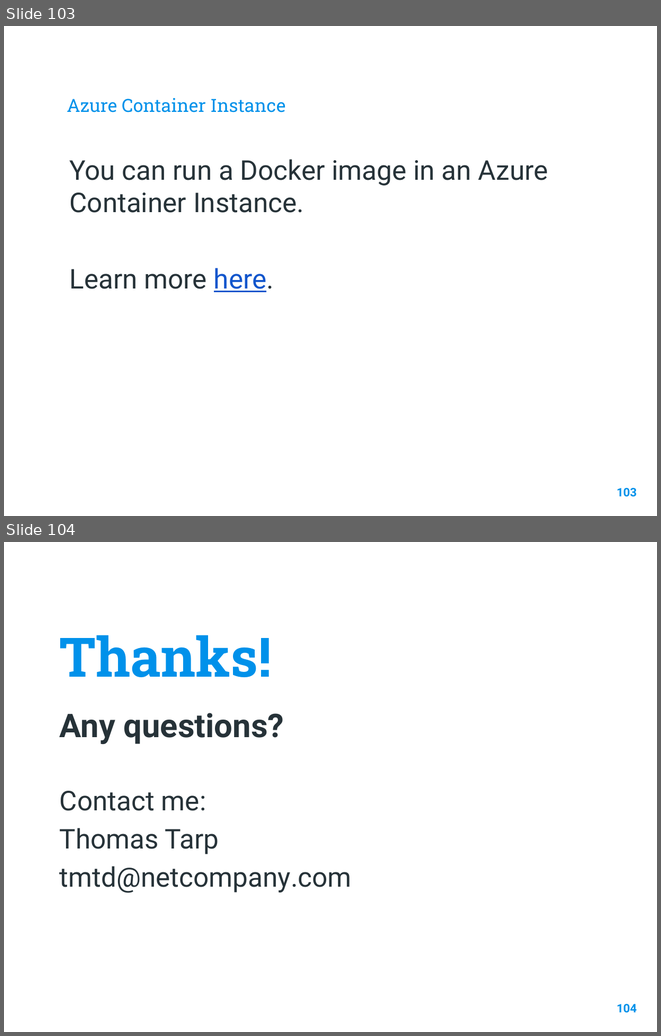
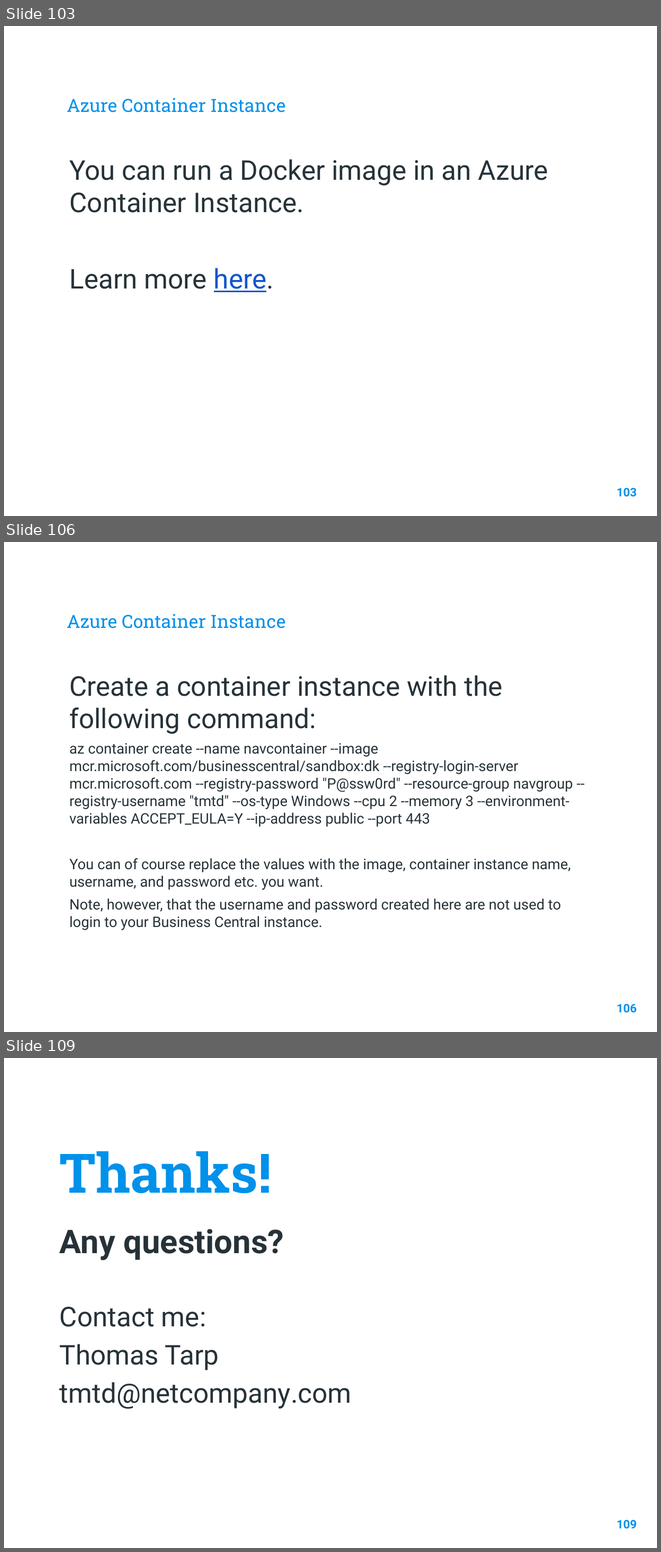
Before and after one commit to thomas-tarp/BConDockerMasterClass, a slide deck: Business Central on a Docker Image.pptx. Shown one above the other, each under a label of ours: slides 103 and 104 before the commit, slides 103, 106 and 109 after it; the slides between them are not shown. The pictures are 661x1036 and 661x1552 pixels, drawn with LibreOffice and Linux fonts; fonts in the diff are those of the drawing; background and template pictures are left out. Boxes give left, top, right and bottom in pixels: in the first picture for what was removed or moved away, otherwise in the second. Text is boxed around its words. In the diff, an @@ line names an element or a change of style, - is before the commit and + after.

Commit message:
Updated Azure Container Instance explanation

```diff
--- a/Business Central on a Docker Image.pptx
+++ b/Business Central on a Docker Image.pptx
@@ slide 106 added at [4, 542, 657, 1032], background picture (left out) @@
@@ title added at [67, 614, 285, 628], 20 pt, text #0091EA @@
+Azure Container Instance
@@ text added at [69, 675, 573, 930], 16 pt, text #263238 @@
+Create a container instance with the following command:
+az container create --name navcontainer --image mcr.microsoft.com/businesscentral/sandbox:dk --registry-login-server mcr.microsoft.com --registry-password "P@ssw0rd" --resource-group navgroup --registry-username "tmtd" --os-type Windows --cpu 2 --memory 3 --environment-variables ACCEPT_EULA=Y --ip-address public --port 443
+You can of course replace the values with the image, container instance name, username, and password etc. you want.
+Note, however, that the username and password created here are not used to login to your Business Central instance.
@@ page number added at [617, 1004, 637, 1013], 13 pt, text #0091EA, bold @@
+106
@@ what was slide 104 is now slide 109 @@
@@ page number at [617, 1520, 637, 1529]: text changed @@
-104
+109
```
Also in this commit, not shown: 4 other slides added.
